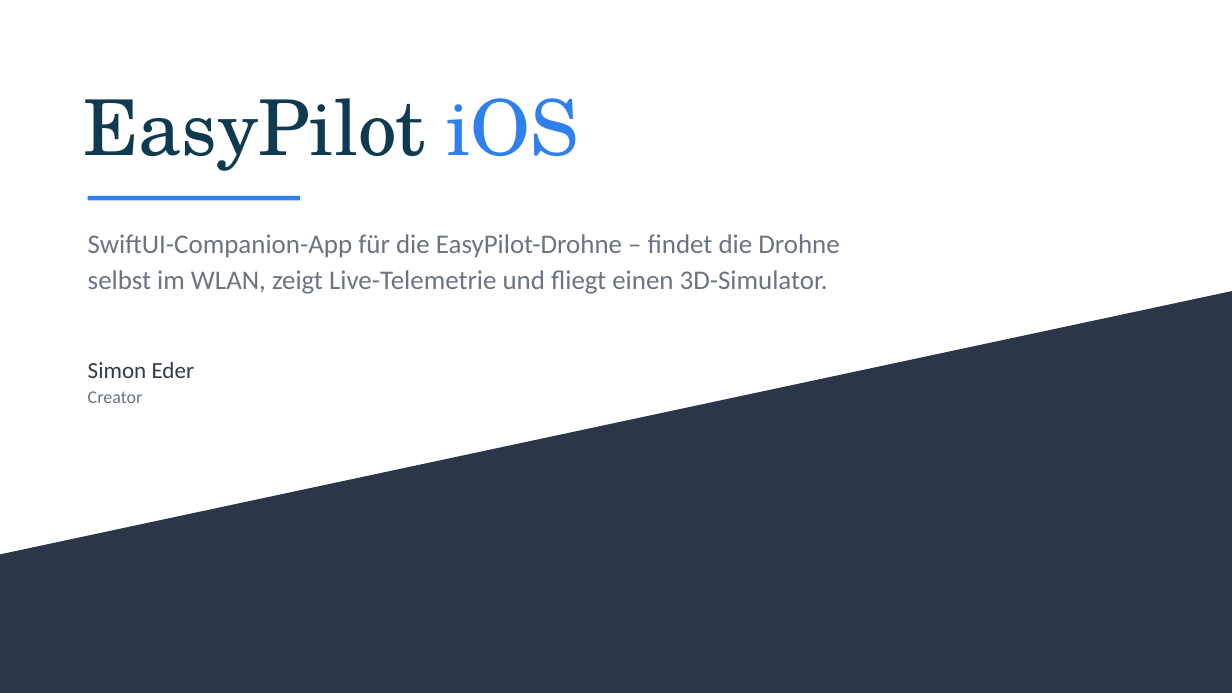
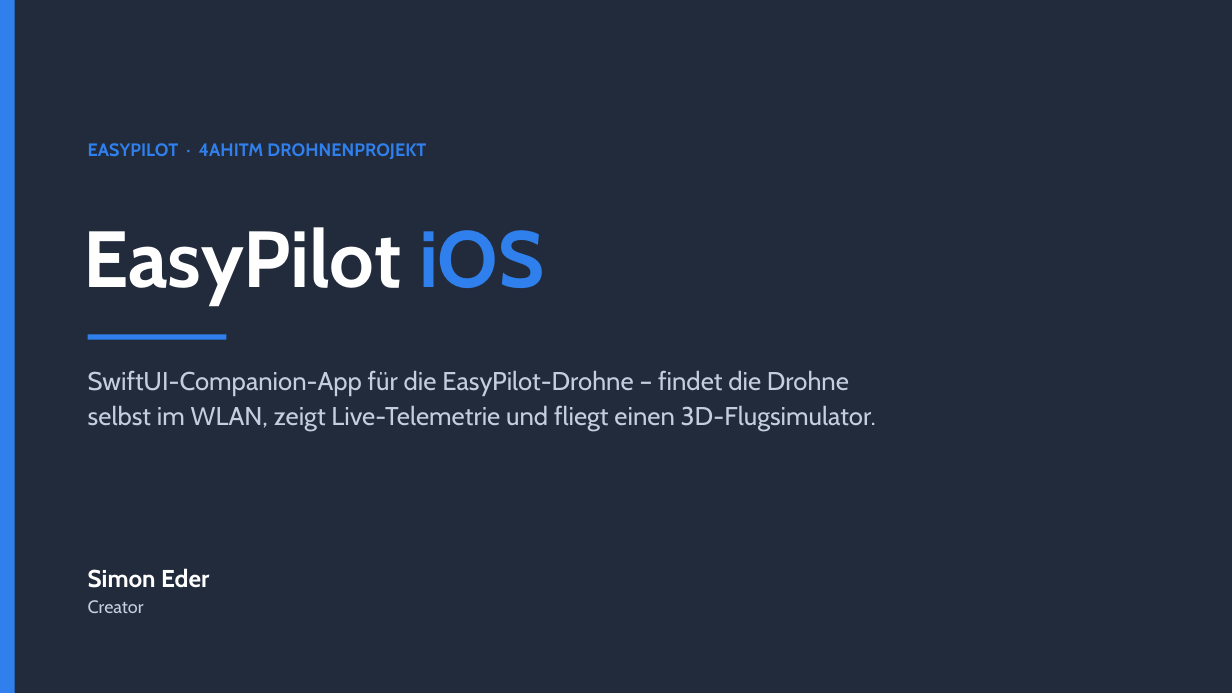
Before and after one commit to 2526-4ahitm-itp/2526-4ahitm-easypilot, a slide deck: slide 1 of docs/presentation-ios/EasyPilot-iOS.pptx. Drawn at 1232x693 pixels with LibreOffice and Linux fonts; fonts in the diff are those of the drawing. Boxes give left, top, right and bottom in pixels: in the first picture for what was removed or moved away, otherwise in the second. Text is boxed around its words. In the diff, an @@ line names an element or a change of style, - is before the commit and + after.

```diff
--- a/docs/presentation-ios/EasyPilot-iOS.pptx
+++ b/docs/presentation-ios/EasyPilot-iOS.pptx
@@ rectangle added at (0, 0, 1232, 693), fill #222B3C @@
@@ rectangle added at (0, 0, 15, 693), fill #2F80ED @@
@@ text at (88, 143, 426, 159): text changed; size 60 to 14 pt; font TeX Gyre Schola to Cabin; text colour #103A50 to #2F80ED; bold on @@
-EasyPilot iOS
+EASYPILOT · 4AHITM DROHNENPROJEKT
@@ rectangle removed at (88, 196, 300, 201) @@
@@ text added at (83, 227, 545, 305), 62 pt, text #FFFFFF, bold @@
+EasyPilot iOS
@@ freeform shape removed at (0, 291, 1232, 693) @@
@@ rectangle added at (88, 335, 226, 340), fill #2F80ED @@
@@ text at (88, 370, 849, 396): size 21 to 20 pt, font Calibri to Cabin, text colour #6B7482 to #C4CEDE in "SwiftUI-Companion-App für die EasyPilot-Drohne – findet die ..." @@
@@ text "SwiftUI-Companion-App für die EasyPilot-Drohne – ...": place and size @@
-text "SwiftUI-Companion-App für die EasyPilot-Drohne – ..." at (88, 234, 839, 294)
+text "SwiftUI-Companion-App für die EasyPilot-Drohne – ..." at (88, 370, 876, 431)
@@ text at (88, 405, 876, 431): text changed; size 21 to 20 pt; font Calibri to Cabin; text colour #6B7482 to #C4CEDE @@
-selbst im WLAN, zeigt Live-Telemetrie und fliegt einen 3D-Simulator.
+selbst im WLAN, zeigt Live-Telemetrie und fliegt einen 3D-Flugsimulator.
@@ text "Simon Eder": place and size @@
-text "Simon Eder" at (88, 362, 195, 403)
+text "Simon Eder" at (88, 568, 209, 613)
@@ text "Simon Eder" at (88, 568, 209, 613): size 18 to 19 pt, text colour #333B47 to #FFFFFF, bold on in "Simon Eder"; font Calibri to Cabin; text colour #6B7482 to #C4CEDE in "Creator" @@
```
Also in this commit, not shown: 2 other slides changed, 1 slide added, 1 slide removed, 3 other files.
